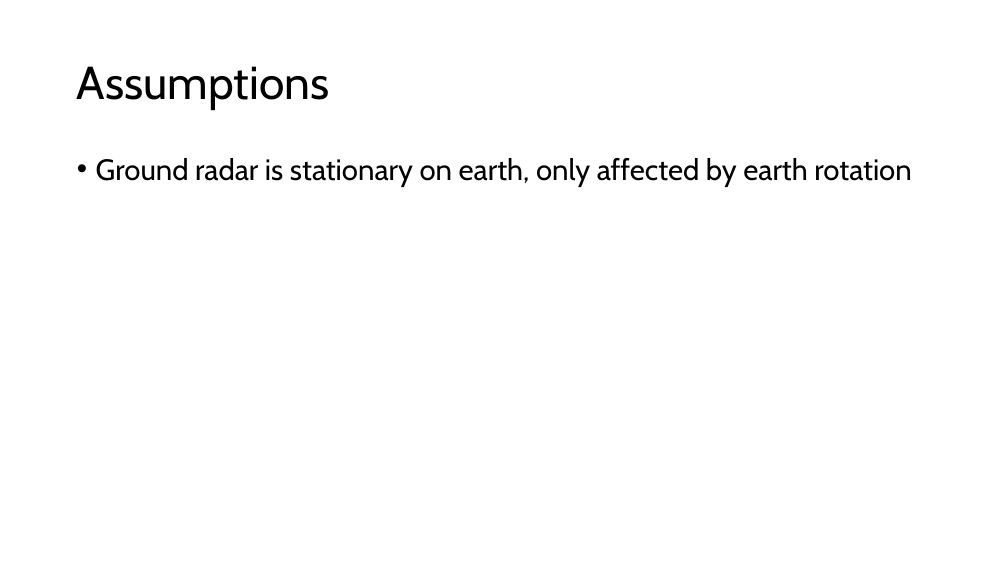
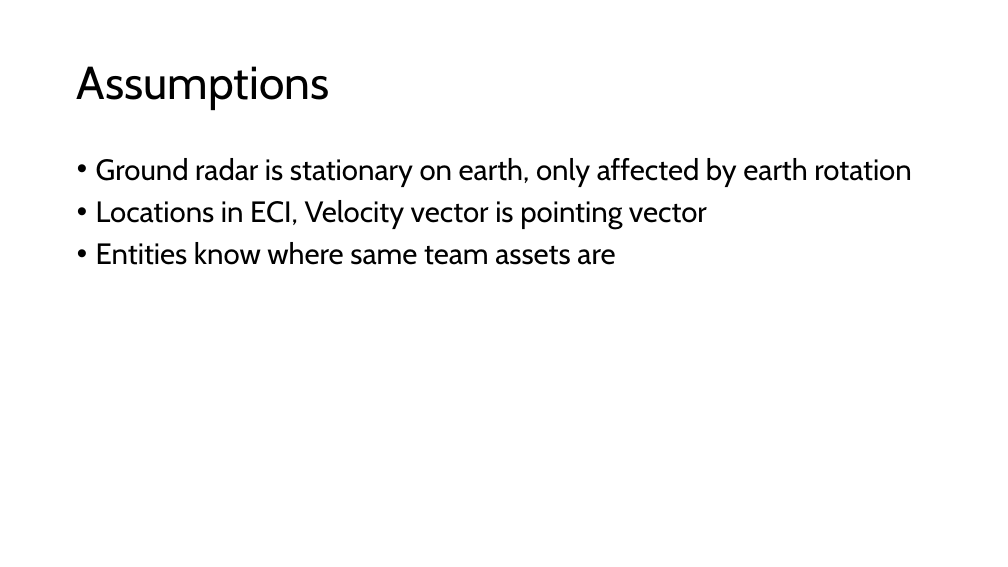
Before and after one commit to jeremyjestel/apogee, a slide deck: slide 2 of docs/Apogee_Progession.pptx. Drawn at 1008x567 pixels with LibreOffice and Linux fonts; fonts in the diff are those of the drawing. Boxes give left, top, right and bottom in pixels: in the first picture for what was removed or moved away, otherwise in the second. Text is boxed around its words. In the diff, an @@ line names an element or a change of style, - is before the commit and + after.

```diff
--- a/docs/Apogee_Progession.pptx
+++ b/docs/Apogee_Progession.pptx
@@ text at (96, 200, 707, 265): paragraphs added @@
+• Locations in ECI, Velocity vector is pointing vector
+• Entities know where same team assets are
```
Also in this commit, not shown: 1 other slide changed, 13 other files.
